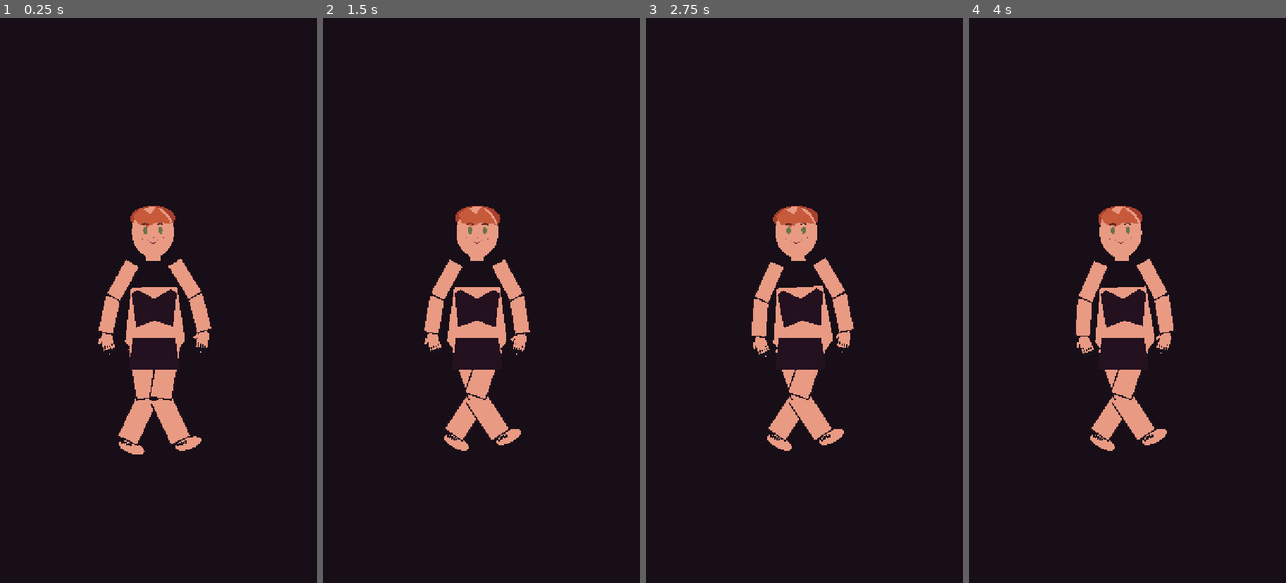
Above: before the commit, frames 1-4 (left to right).
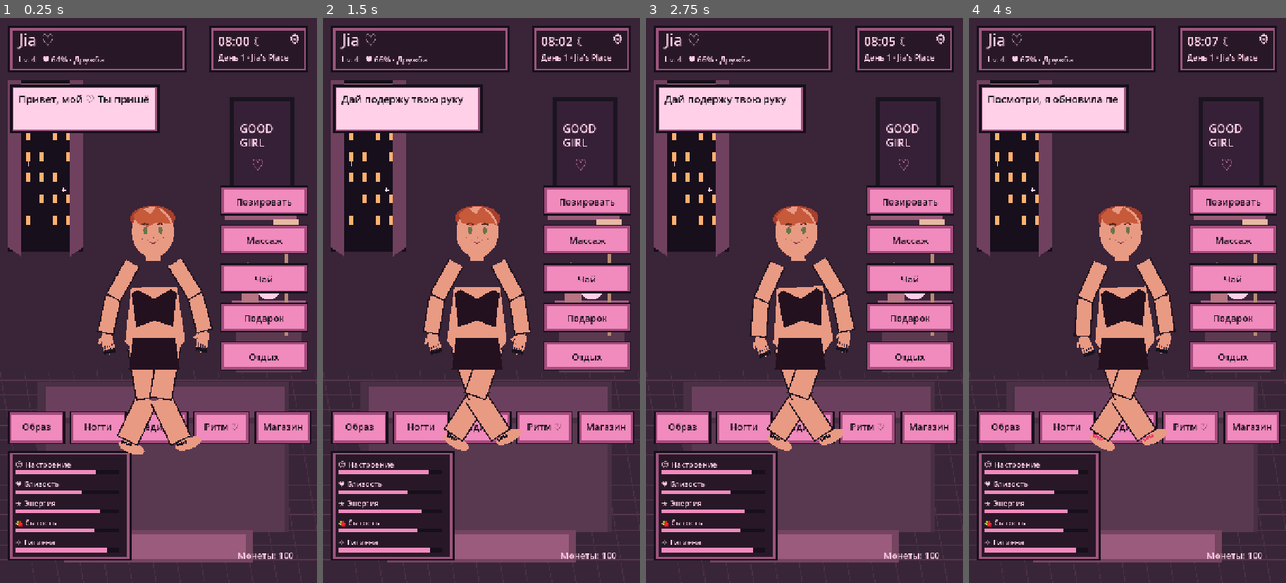
Above: after the commit, the same moments.

Repository: babymurderr0711/jia-android
Game: Godot game, scene res://Main.tscn
The game is run twice, just before and just after one commit, with the same random seed, the same clock (stepped at 60 frames per second) and the same inputs.
Inputs (mouse positions are in pixels of both pictures, inside the frame that each line leads up to):
- Up to frame 1 (0.25 s): no input
- Up to frame 2 (1.5 s): move the mouse to (551, 272) at 0.52 s; click (551, 272) at 0.67 s; drag from (418, 328) to (465, 413) at 1.27 s
- Up to frame 3 (2.75 s): move the mouse to (836, 176) at 2.02 s; click (836, 176) at 2.17 s
- Up to frame 4 (4 s): drag from (1111, 413) to (1032, 215) at 2.77 s; move the mouse to (1222, 385) at 3.52 s; click (1222, 385) at 3.67 s

The runs differ from the first frame. In frame 1, 75% of the frame differs, in the area x 0-100%, y 0-100%; in frame 2, 76%; in frame 3, 76%; in frame 4, 76%.
Error before the commit: Parse Error: Cannot infer the type of "distance" variable because the value doesn't have a set type. (res://main.gd:504)

Commit message:
Fix strict GDScript typing in massage UI

Diff:
--- a/godot/main.gd
+++ b/godot/main.gd
@@ -501,7 +501,7 @@
 		if interaction_target != "none":
 			var point := _to_design(event.position)
 			massage_hand_position = point
-			var distance := event.relative.length()
+			var distance: float = event.relative.length()
 			massage_progress = clampf(massage_progress + distance / 950.0, 0.0, 1.0)
 			interaction_pulse = 0.5
 			JiaWorld.mood = minf(100.0, JiaWorld.mood + 0.025)
@@ -751,7 +751,7 @@
 
 func _draw_massage_scene() -> void:
 	_panel(Rect2(28, 285, 455, 475))
-	var title := {"feet":"Массаж стоп","shoulders":"Массаж плеч и спины","hands":"Массаж рук","legs":"Массаж ног"}.get(massage_kind, "Массаж")
+	var title: String = str({"feet":"Массаж стоп","shoulders":"Массаж плеч и спины","hands":"Массаж рук","legs":"Массаж ног"}.get(massage_kind, "Массаж"))
 	draw_string(ThemeDB.fallback_font, Vector2(52, 330), title, HORIZONTAL_ALIGNMENT_LEFT, -1, 26, PALE)
 	draw_string(ThemeDB.fallback_font, Vector2(52, 366), "Веди пальцем по отмеченной области", HORIZONTAL_ALIGNMENT_LEFT, -1, 17, PALE)
 	var region := Rect2(90, 405, 320, 245)
